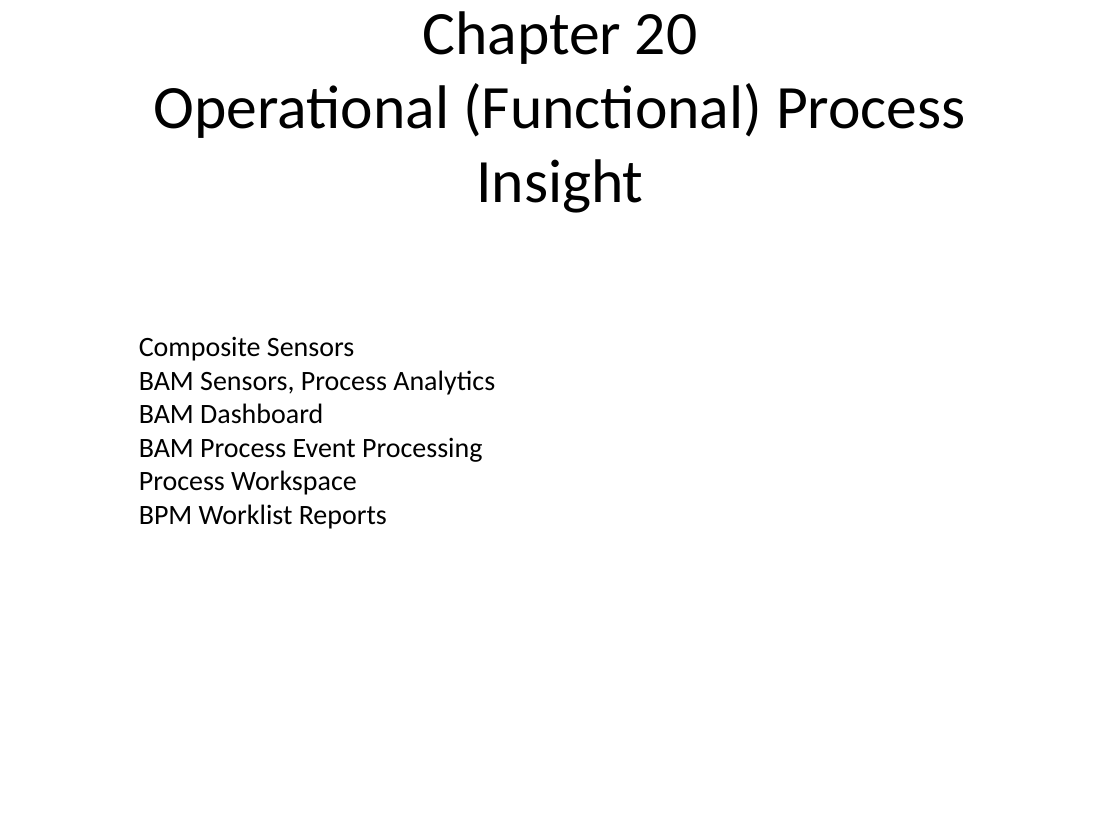
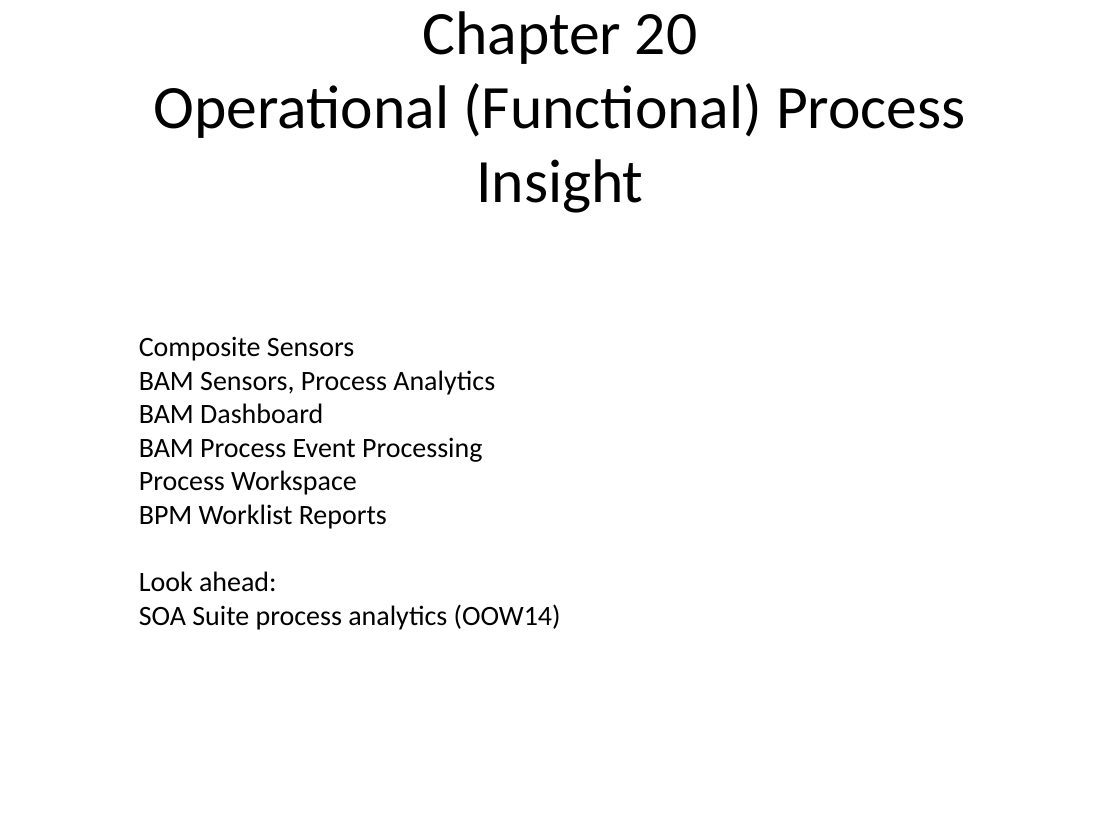
Before and after one commit to lucasjellema/soasuitehandbook, a slide deck: slide 33 of ChapterOverviews_picturesOfService.pptx (slide 30 before the commit). Drawn at 1120x840 pixels with LibreOffice and Linux fonts; fonts in the diff are those of the drawing. Boxes give left, top, right and bottom in pixels: in the first picture for what was removed or moved away, otherwise in the second. Text is boxed around its words. In the diff, an @@ line names an element or a change of style, - is before the commit and + after.

Commit message:
added chapter 18 overview

```diff
--- a/ChapterOverviews_picturesOfService.pptx
+++ b/ChapterOverviews_picturesOfService.pptx
@@ text at (139, 571, 561, 630): paragraphs added @@
+Look ahead:
+SOA Suite process analytics (OOW14)
```
Also in this commit, not shown: 1 other slide changed, 3 slides added.
